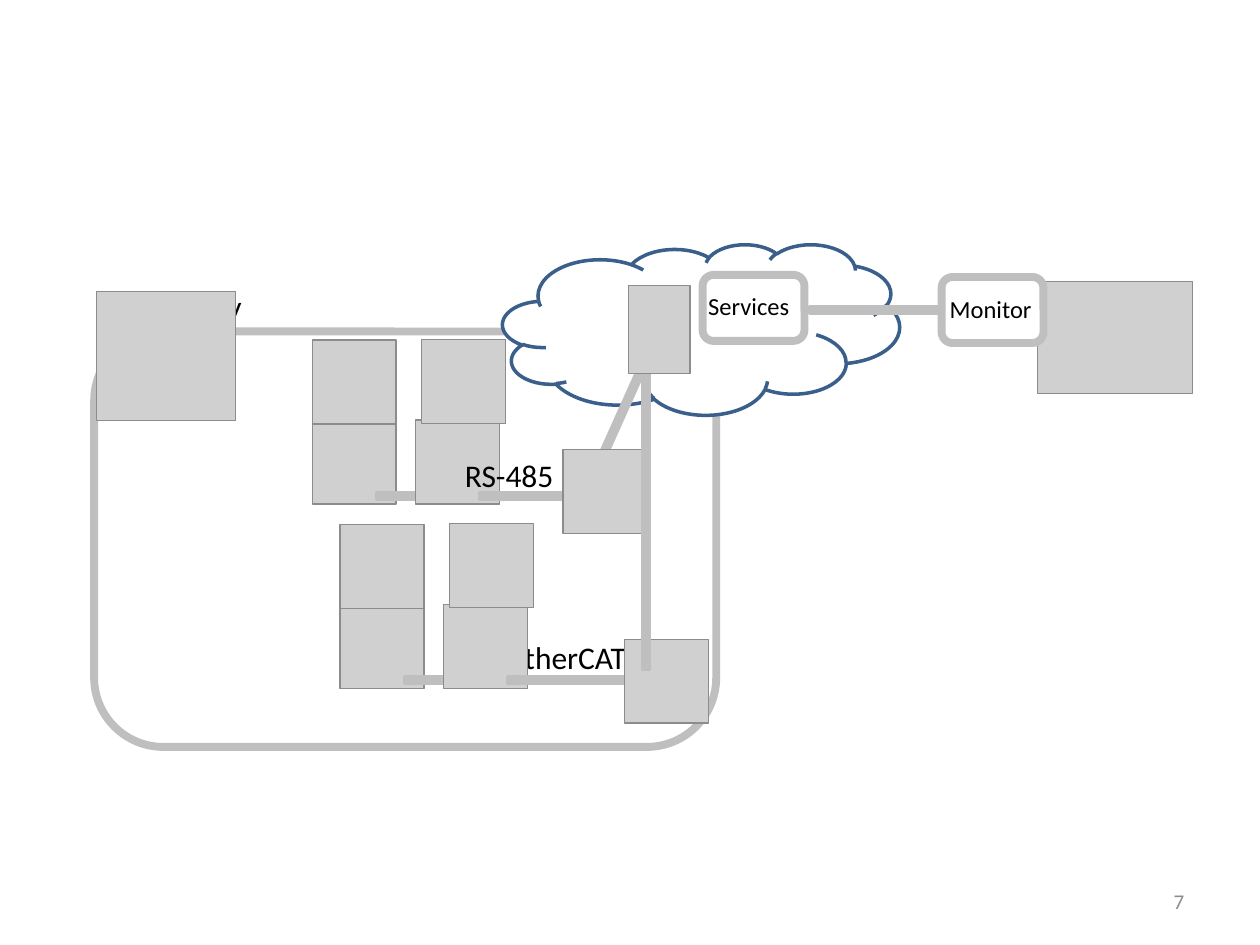
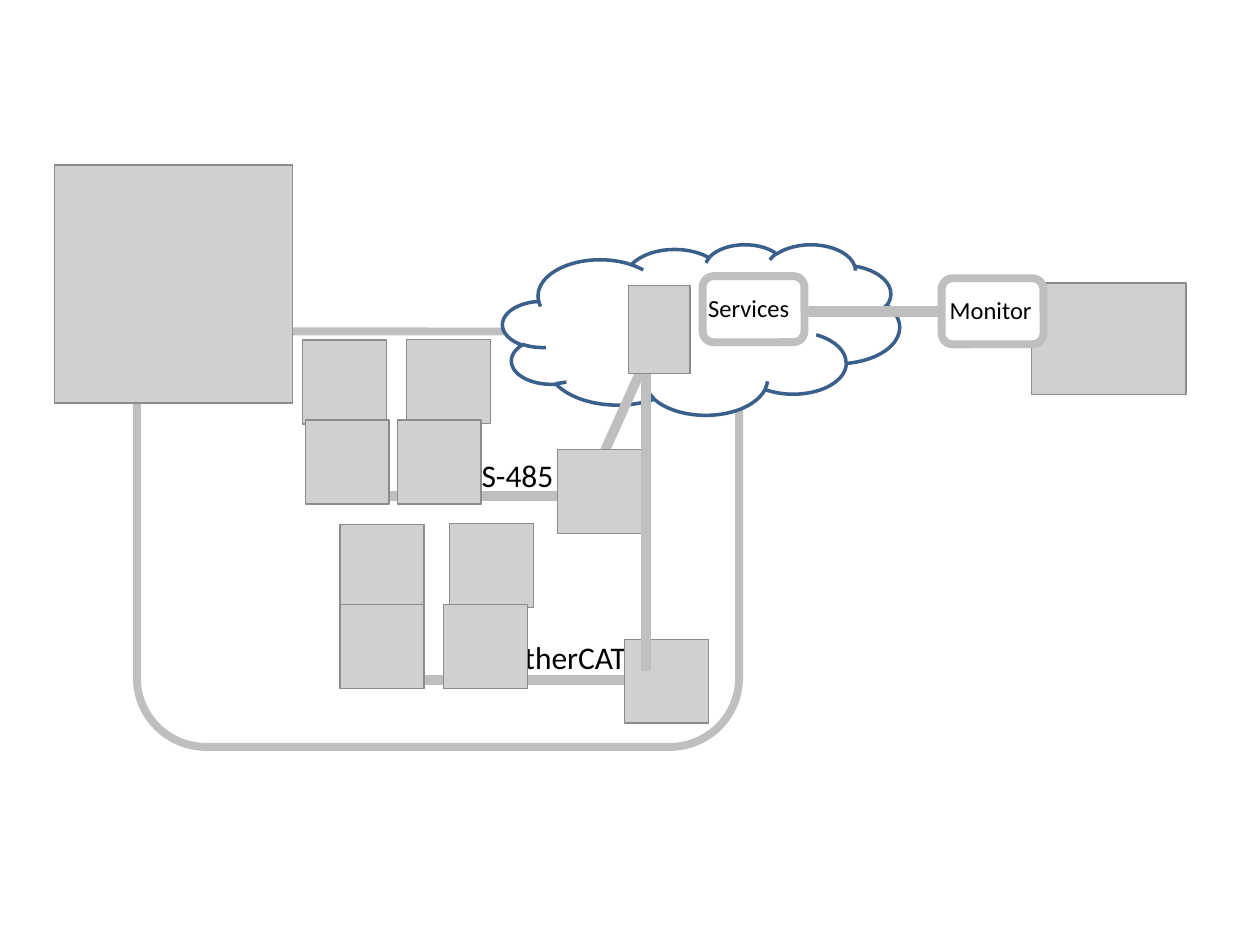
Before and after one commit to w3c/wot-architecture, a slide deck: slide 7 of images/wot-use-cases.pptx. Drawn at 1260x945 pixels with LibreOffice and Linux fonts; fonts in the diff are those of the drawing; grey boxes stand for pictures. Boxes give left, top, right and bottom in pixels: in the first picture for what was removed or moved away, otherwise in the second. Text is boxed around its words. In the diff, an @@ line names an element or a change of style, - is before the commit and + after.

```diff
--- a/images/wot-use-cases.pptx
+++ b/images/wot-use-cases.pptx
@@ picture added at box(54, 165, 292, 403) @@
@@ triangle added at box(97, 217, 331, 424), fill #FFFFFF @@
@@ picture removed at box(97, 291, 236, 421) @@
@@ text removed at box(147, 291, 241, 325) @@
-Factory
@@ rounded rectangle: place and size @@
-rounded rectangle at box(94, 331, 717, 747)
+rounded rectangle at box(137, 331, 740, 747)
@@ picture: place and size @@
-picture at box(312, 340, 397, 425)
+picture at box(302, 340, 387, 425)
@@ picture: place and size @@
-picture at box(421, 339, 505, 423)
+picture at box(407, 339, 491, 423)
@@ picture: place and size @@
-picture at box(416, 420, 500, 504)
+picture at box(397, 420, 481, 504)
@@ 3 pictures, 1 rectangle: place and size @@
-3 pictures, 1 rectangle at box(312, 282, 1193, 534)
+3 pictures, 1 rectangle at box(305, 284, 1186, 534)
@@ rectangle: place and size @@
-rectangle at box(480, 493, 585, 499)
+rectangle at box(461, 493, 583, 499)
@@ page number removed at box(1174, 895, 1185, 909) @@
-7
```
Also in this commit, not shown: 1 other slide changed, 5 other files.
